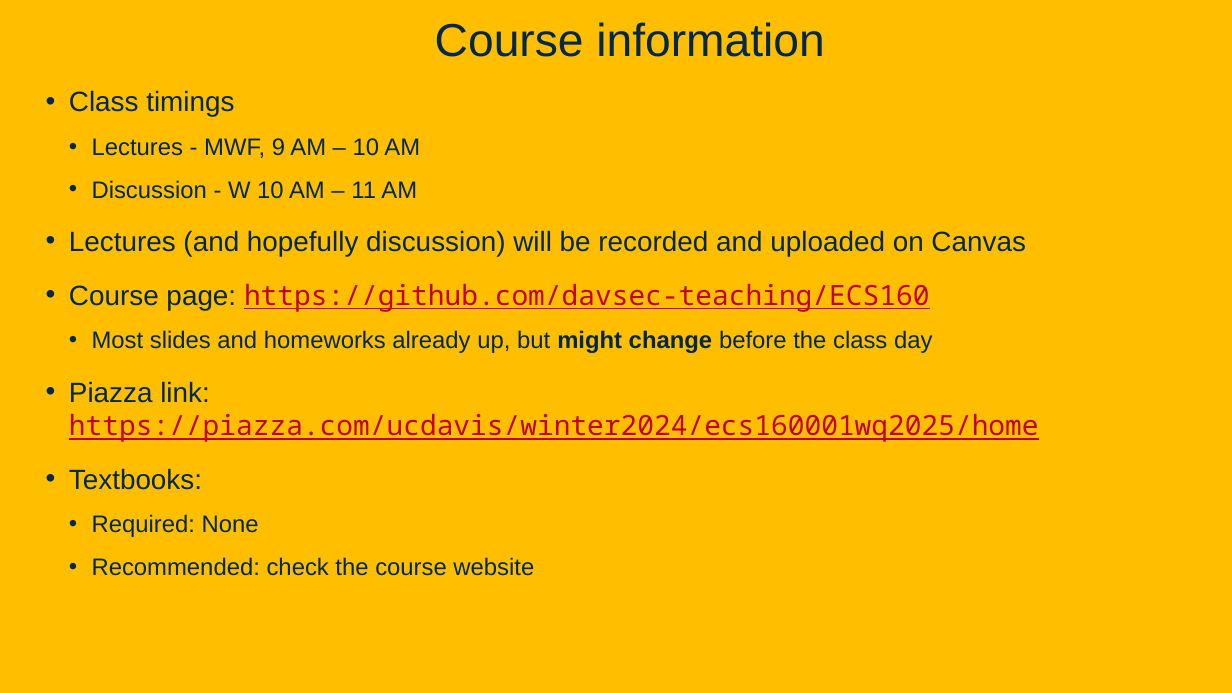
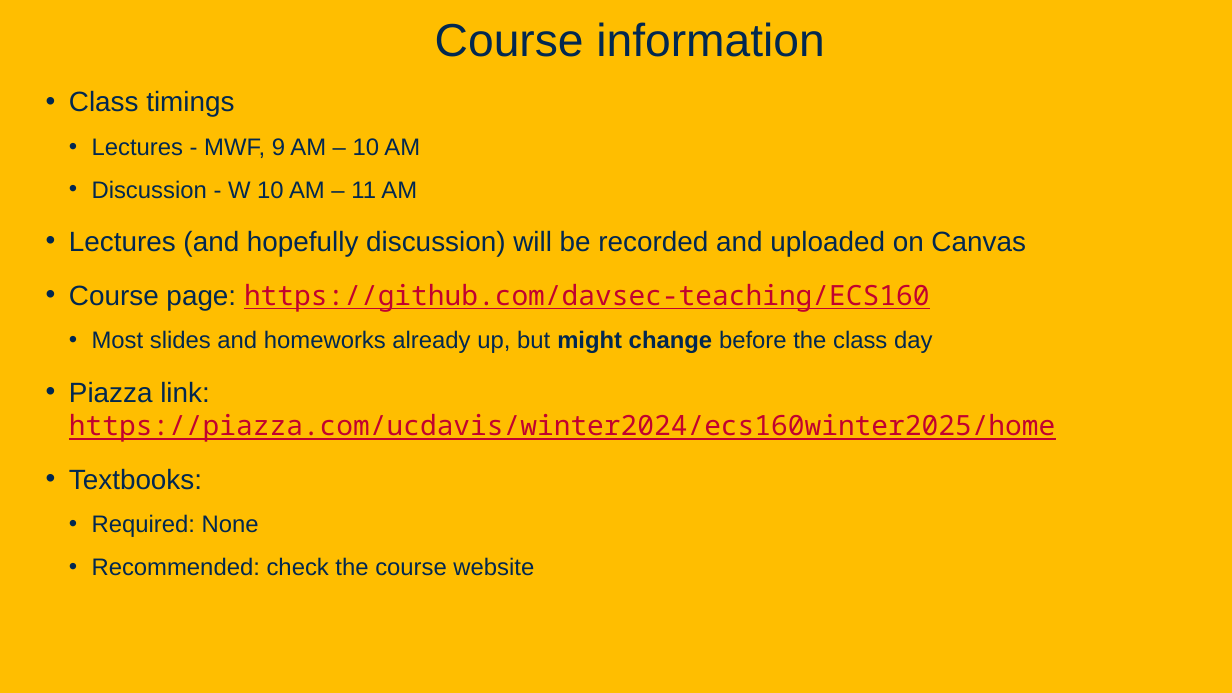
Before and after one commit to davsec-teaching/ECS160-Winter2025, a slide deck: slide 2 of slides/1_logistics_and_course_introduction.pptx. Drawn at 1232x693 pixels with LibreOffice and Linux fonts; fonts in the diff are those of the drawing; background and template pictures are left out. Boxes give left, top, right and bottom in pixels: in the first picture for what was removed or moved away, otherwise in the second. Text is boxed around its words. In the diff, an @@ line names an element or a change of style, - is before the commit and + after.

Commit message:
update piazza link

```diff
--- a/slides/1_logistics_and_course_introduction.pptx
+++ b/slides/1_logistics_and_course_introduction.pptx
@@ text at (x1=69, y1=381, x2=1055, y2=442): text changed @@
-• Piazza link: https://piazza.com/ucdavis/winter2024/ecs160001wq2025/home
+• Piazza link: https://piazza.com/ucdavis/winter2024/ecs160winter2025/home
```
